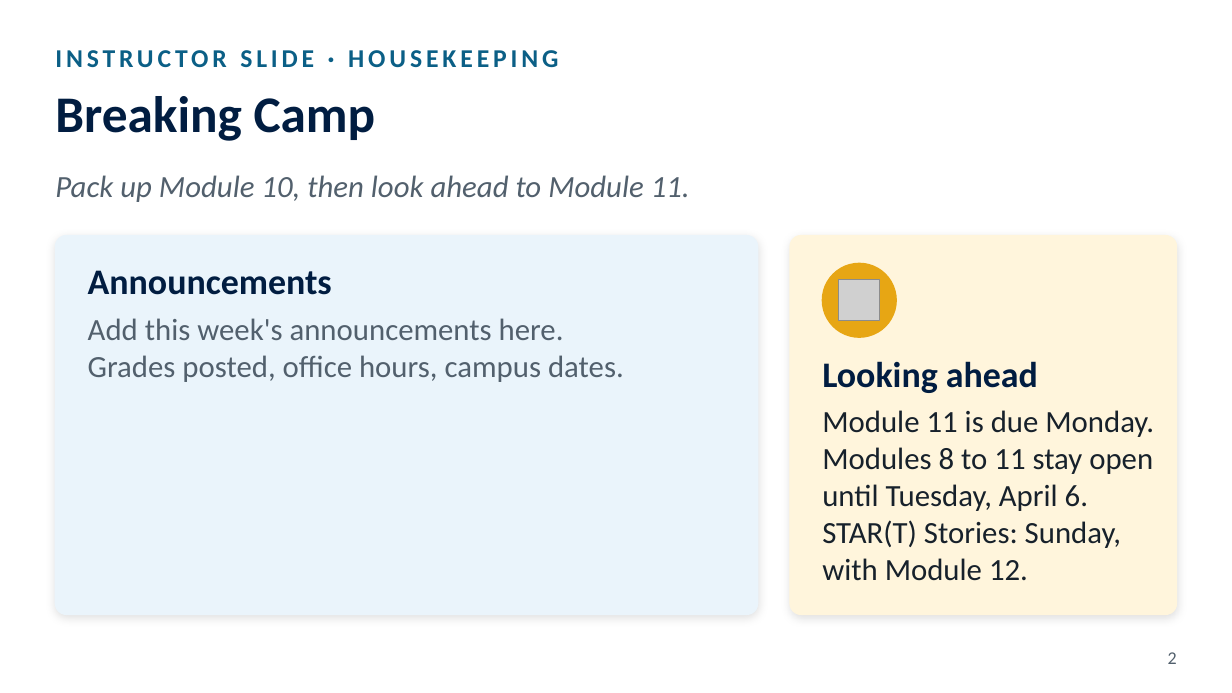
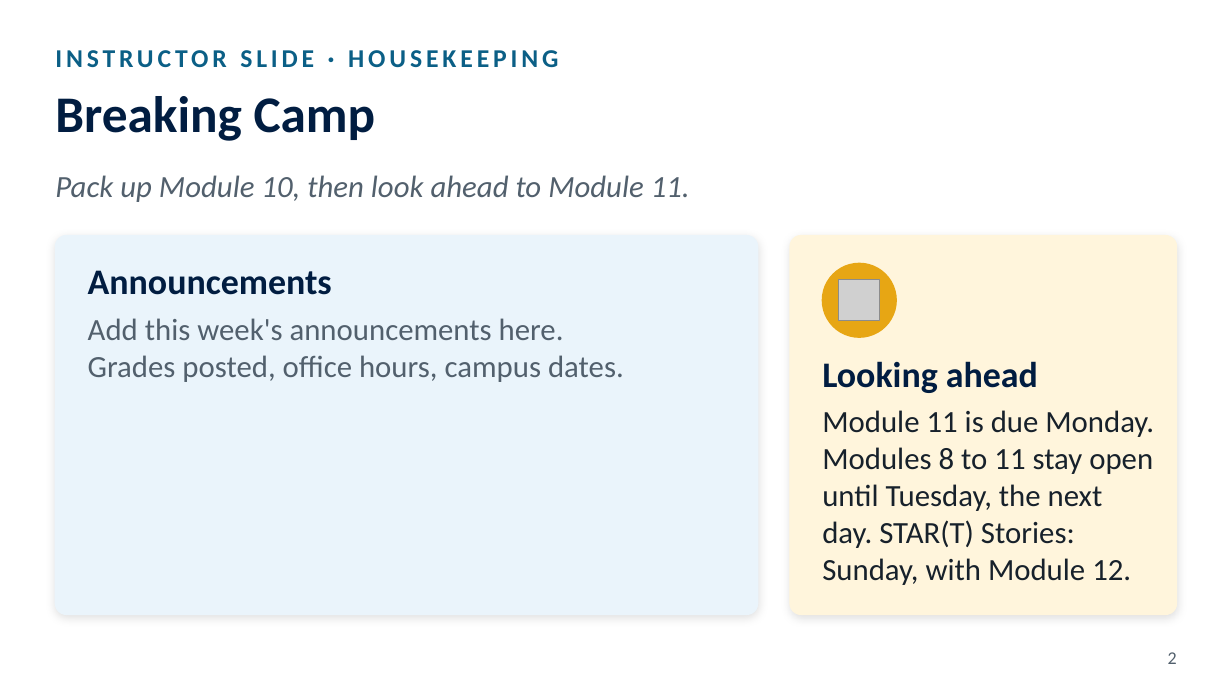
Before and after one commit to octc-instructional-design/FYE100-pathfinder-guidebook, a slide deck: slide 2 of downloads/slides/FYE100-Module11-Instructor-Slides.pptx. Drawn at 1232x693 pixels with LibreOffice and Linux fonts; fonts in the diff are those of the drawing; grey boxes stand for pictures. Boxes give left, top, right and bottom in pixels: in the first picture for what was removed or moved away, otherwise in the second. Text is boxed around its words. In the diff, an @@ line names an element or a change of style, - is before the commit and + after.

```diff
--- a/downloads/slides/FYE100-Module11-Instructor-Slides.pptx
+++ b/downloads/slides/FYE100-Module11-Instructor-Slides.pptx
@@ text at <box>822,410,1154,585</box>: text changed @@
-Module 11 is due Monday. Modules 8 to 11 stay open until Tuesday, April 6. STAR(T) Stories: Sunday, with Module 12.
+Module 11 is due Monday. Modules 8 to 11 stay open until Tuesday, the next day. STAR(T) Stories: Sunday, with Module 12.
```
Also in this commit, not shown: 14 other files.
